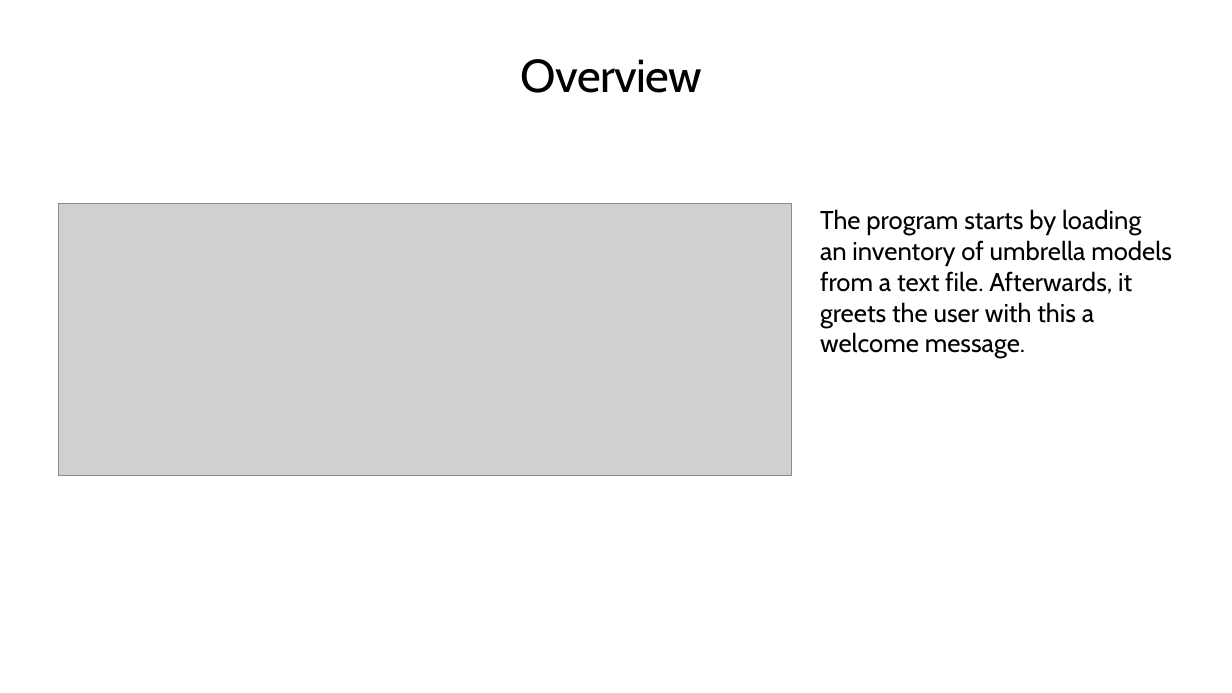
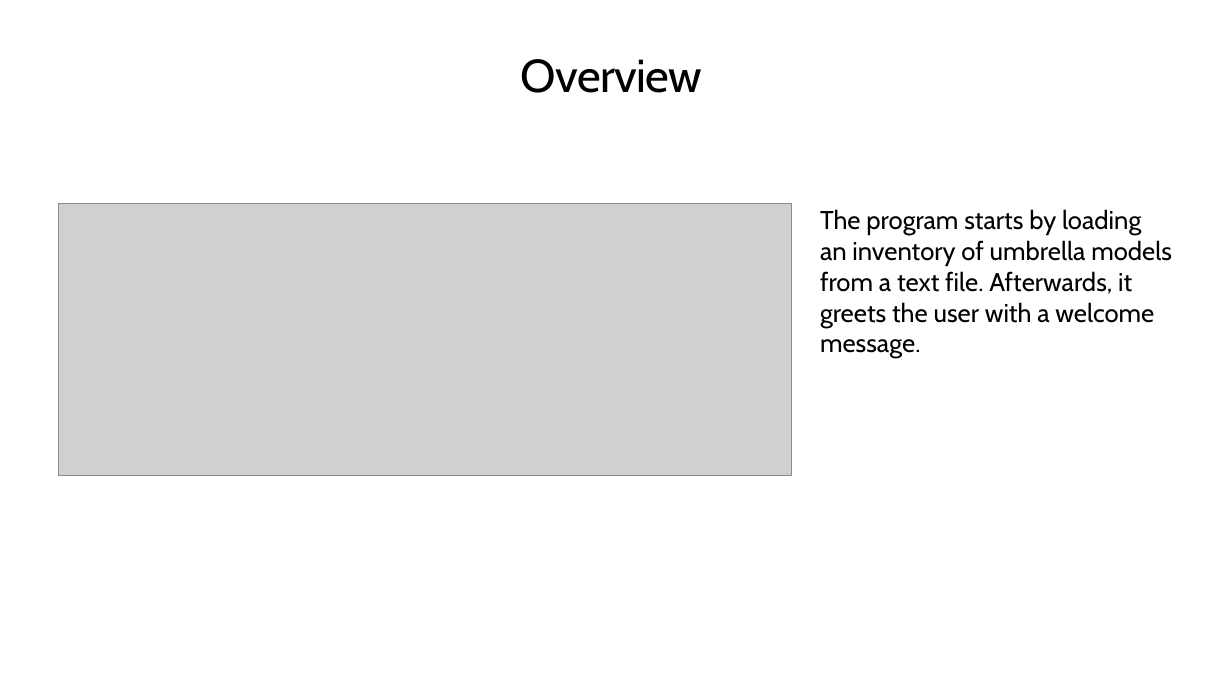
Before and after one commit to TEALSK12/2nd-semester-introduction-to-computer-science, a slide deck: slide 10 of units/6_unit/slidedecks/Intro Python 6.05 TEALS.pptx. Drawn at 1232x693 pixels with LibreOffice and Linux fonts; fonts in the diff are those of the drawing; grey boxes stand for pictures; background and template pictures are left out. Boxes give left, top, right and bottom in pixels: in the first picture for what was removed or moved away, otherwise in the second. Text is boxed around its words. In the diff, an @@ line names an element or a change of style, - is before the commit and + after.

```diff
--- a/units/6_unit/slidedecks/Intro Python 6.05 TEALS.pptx
+++ b/units/6_unit/slidedecks/Intro Python 6.05 TEALS.pptx
@@ text at bbox=[820, 209, 1172, 358]: text changed @@
-The program starts by loading an inventory of umbrella models from a text file. Afterwards, it greets the user with this a welcome message.
+The program starts by loading an inventory of umbrella models from a text file. Afterwards, it greets the user with a welcome message.
```
Also in this commit, not shown: 5 other slides changed, 21 other files.
